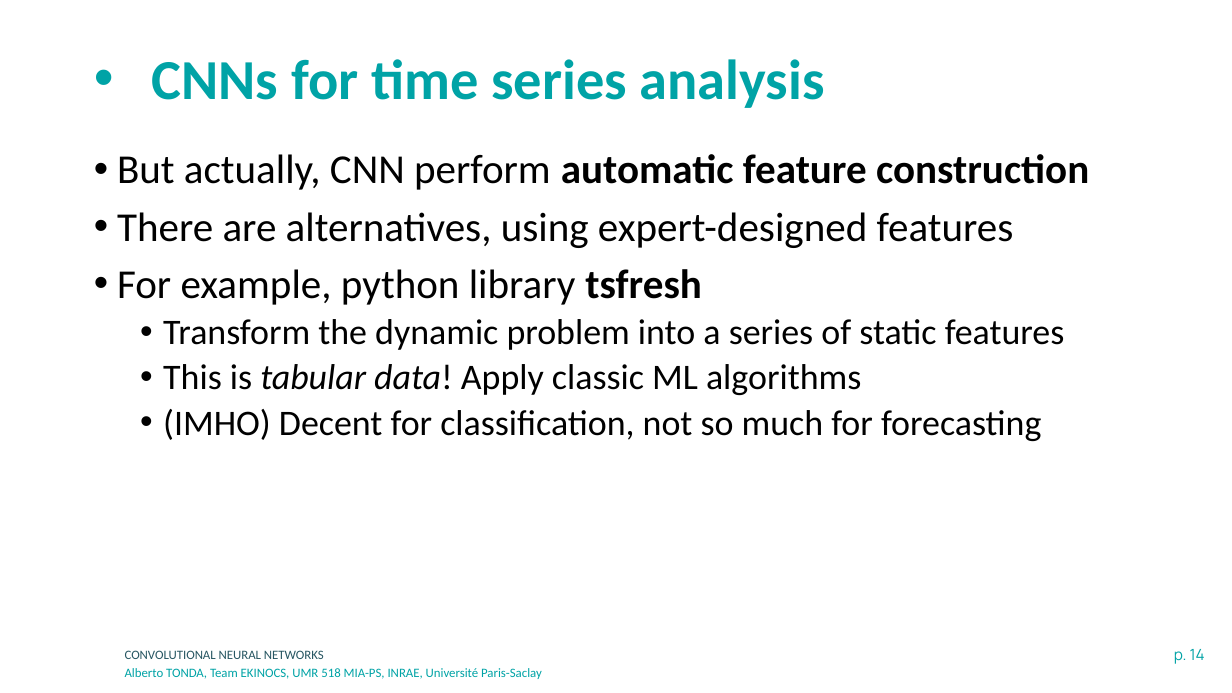
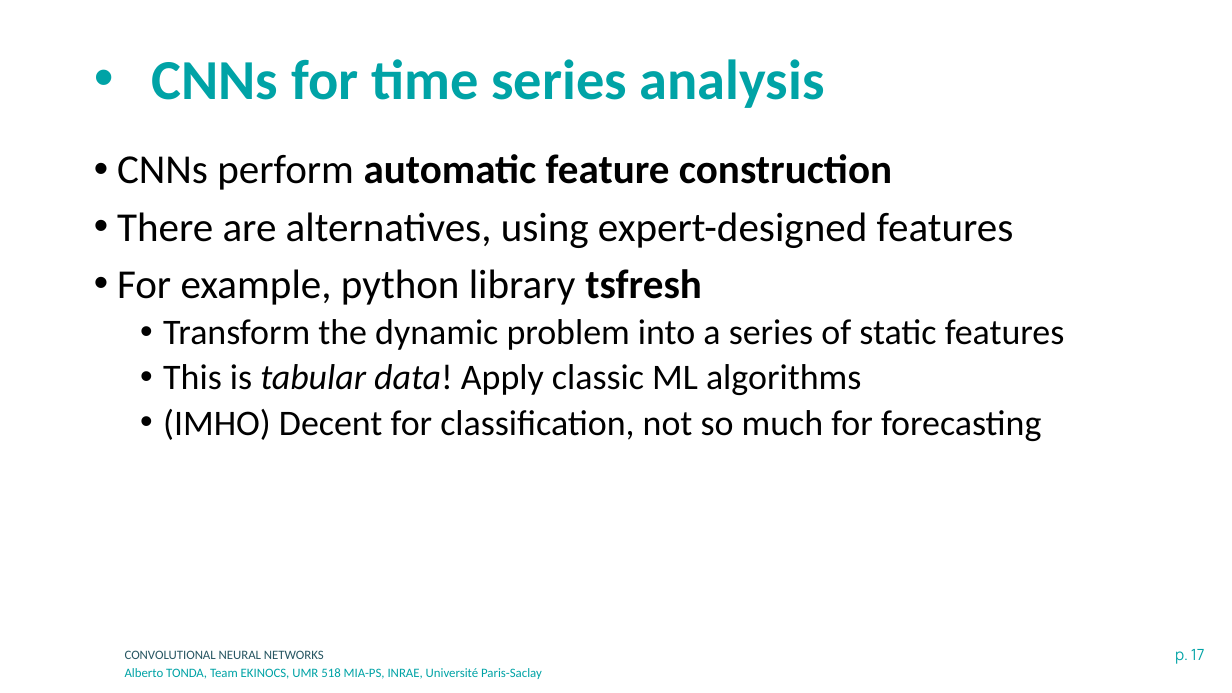
Before and after one commit to albertotonda/teaching, a slide deck: slide 17 of deep-learning-in-practice-with-pytorch/2-convolutional-neural-networks.pptx (slide 14 before the commit). Drawn at 1232x693 pixels with LibreOffice and Linux fonts; fonts in the diff are those of the drawing; background and template pictures are left out. Boxes give left, top, right and bottom in pixels: in the first picture for what was removed or moved away, otherwise in the second. Text is boxed around its words. In the diff, an @@ line names an element or a change of style, - is before the commit and + after.

```diff
--- a/deep-learning-in-practice-with-pytorch/2-convolutional-neural-networks.pptx
+++ b/deep-learning-in-practice-with-pytorch/2-convolutional-neural-networks.pptx
@@ text at <box>117,154,892,190</box>: text changed @@
-• But actually, CNN perform automatic feature construction
+• CNNs perform automatic feature construction
@@ page number at <box>1175,649,1205,664</box>: text changed @@
-p. 14
+p. 17
```
Also in this commit, not shown: 3 other slides changed, 3 slides added, 2 other files.
